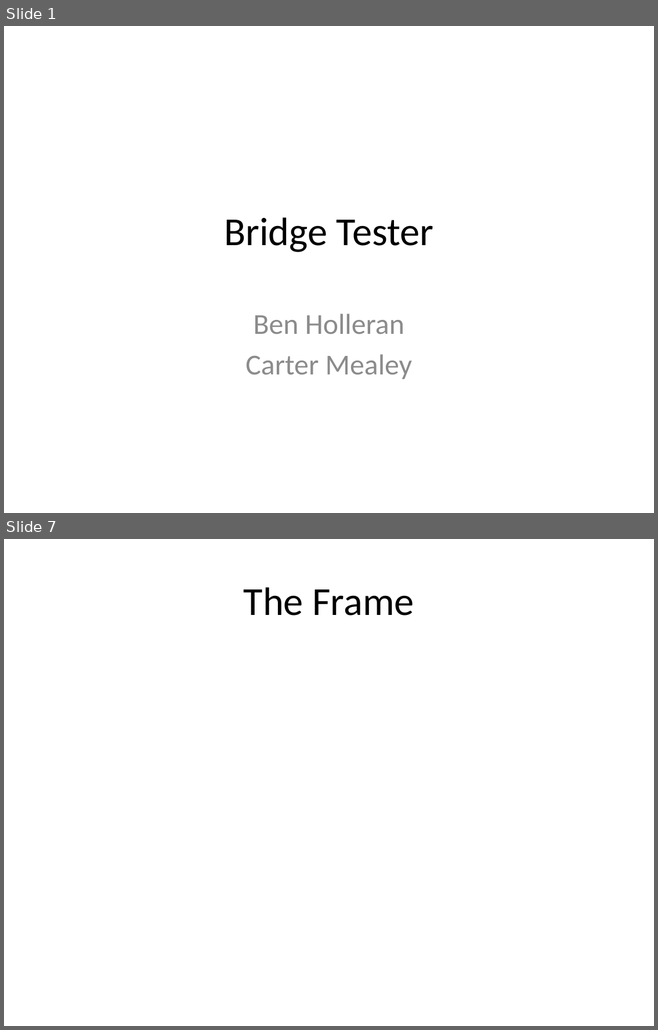
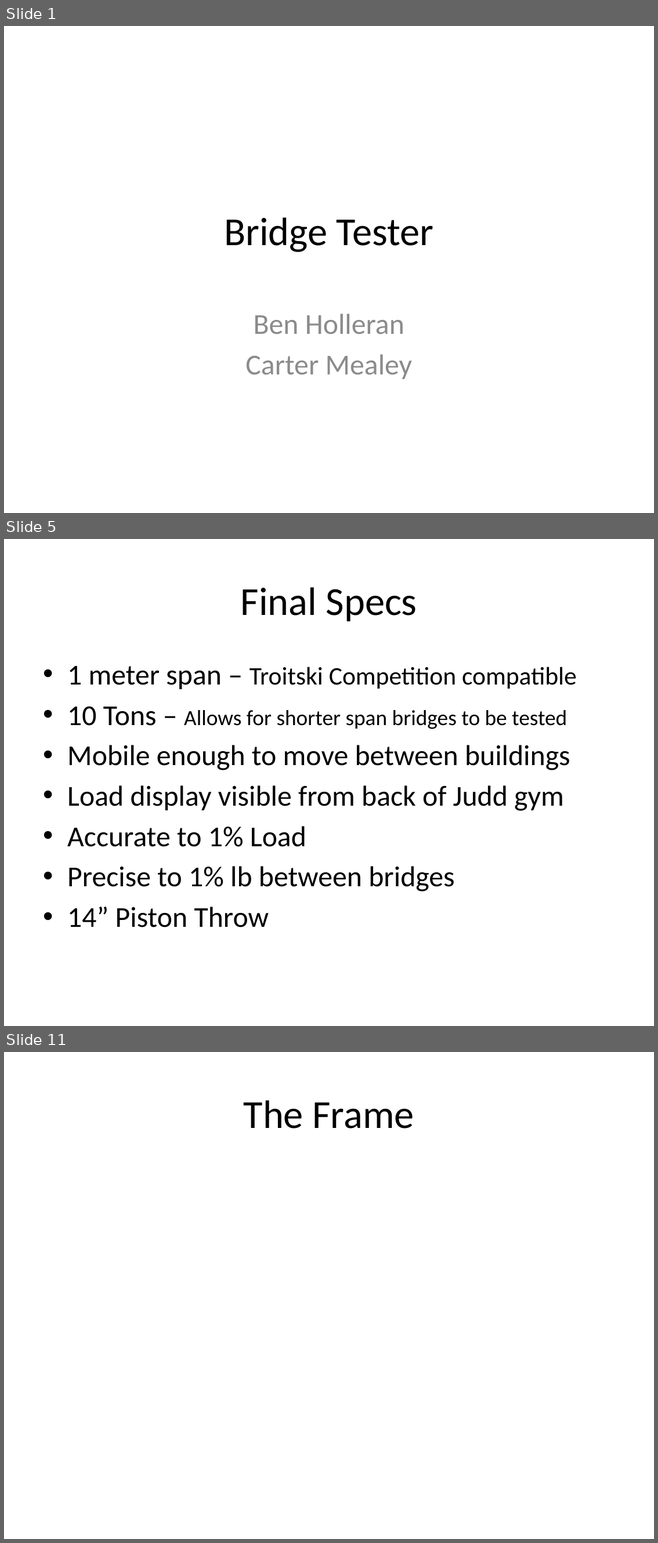
Before and after one commit to TheBengineer/Bridge-Tester, a slide deck: Presentations/February 10, 2014/Bridge Tester.pptx. Shown one above the other, each under a label of ours: slides 1 and 7 before the commit, slides 1, 5 and 11 after it; the slides between them are not shown. The pictures are 658x1030 and 658x1543 pixels, drawn with LibreOffice and Linux fonts; fonts in the diff are those of the drawing. Boxes give left, top, right and bottom in pixels: in the first picture for what was removed or moved away, otherwise in the second. Text is boxed around its words. In the diff, an @@ line names an element or a change of style, - is before the commit and + after.

```diff
--- a/Presentations/February 10, 2014/Bridge Tester.pptx
+++ b/Presentations/February 10, 2014/Bridge Tester.pptx
@@ slide 5 added at bbox=[4, 539, 654, 1026], background #FFFFFF @@
@@ title added at bbox=[241, 587, 417, 621], 44 pt, text #000000 @@
+Final Specs
@@ text added at bbox=[67, 666, 576, 928], 32 pt, text #000000 @@
+• 1 meter span – Troitski Competition compatible
+• 10 Tons – Allows for shorter span bridges to be tested
+• Mobile enough to move between buildings
+• Load display visible from back of Judd gym
+• Accurate to 1% Load
+• Precise to 1% lb between bridges
+• 14” Piston Throw
@@ what was slide 7 is now slide 11 @@
```
Also in this commit, not shown: 1 slide changed, 7 other slides added, 4 slides removed, 1 other file.
